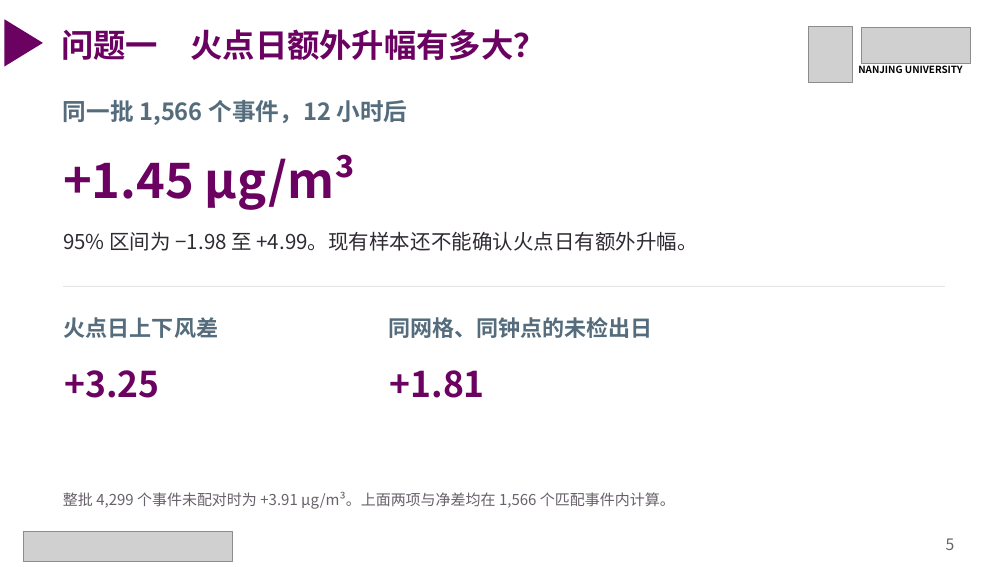
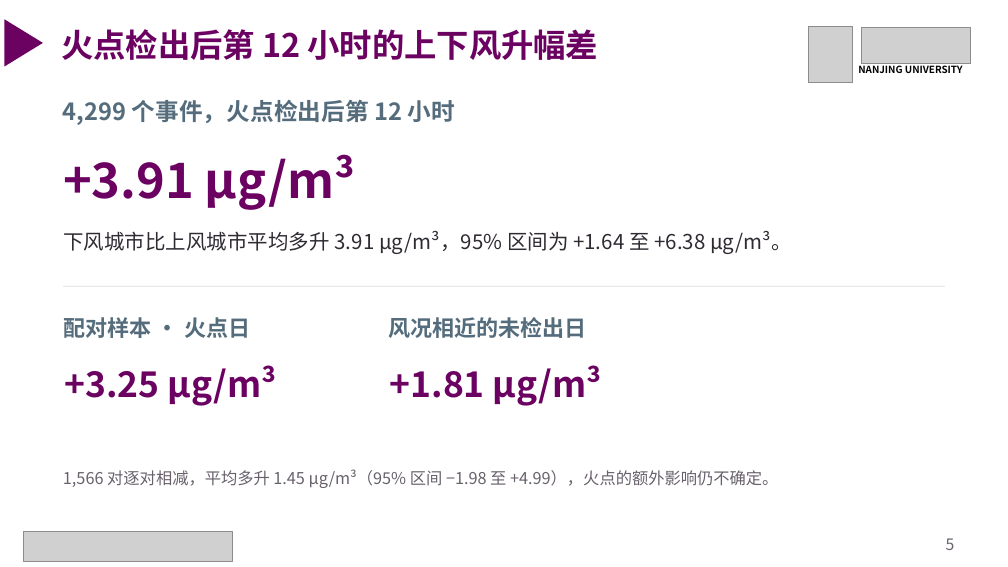
Before and after one commit to gxm-nju/china-air-pollution, a slide deck: slide 5 of docs/课堂展示.pptx. Drawn at 1008x567 pixels with LibreOffice and Linux fonts; fonts in the diff are those of the drawing; grey boxes stand for pictures. Boxes give left, top, right and bottom in pixels: in the first picture for what was removed or moved away, otherwise in the second. Text is boxed around its words. In the diff, an @@ line names an element or a change of style, - is before the commit and + after.

Commit message:
按修订版报告统一课堂展示研究问题、核验说明与发布材料

```diff
--- a/docs/课堂展示.pptx
+++ b/docs/课堂展示.pptx
@@ text at (61, 29, 599, 60): text changed @@
-问题一 火点日额外升幅有多大？
+火点检出后第 12 小时的上下风升幅差
@@ text at (63, 100, 455, 125): text changed @@
-同一批 1,566 个事件，12 小时后
+4,299 个事件，火点检出后第 12 小时
@@ text at (63, 154, 355, 210): text changed @@
-+1.45 µg/m³
++3.91 µg/m³
@@ text at (63, 231, 792, 254): text changed @@
-95% 区间为 −1.98 至 +4.99。现有样本还不能确认火点日有额外升幅。
+下风城市比上风城市平均多升 3.91 µg/m³，95% 区间为 +1.64 至 +6.38 µg/m³。
@@ text at (64, 317, 250, 338): text changed @@
-火点日上下风差
+配对样本 · 火点日
@@ text at (388, 317, 586, 338): text changed @@
-同网格、同钟点的未检出日
+风况相近的未检出日
@@ text at (65, 365, 277, 406): text changed @@
-+3.25
++3.25 µg/m³
@@ text at (390, 365, 602, 406): text changed @@
-+1.81
++1.81 µg/m³
@@ text at (63, 469, 778, 488): text changed; size 14.2 to 15.5 pt @@
-整批 4,299 个事件未配对时为 +3.91 µg/m³。上面两项与净差均在 1,566 个匹配事件内计算。
+1,566 对逐对相减，平均多升 1.45 µg/m³（95% 区间 −1.98 至 +4.99），火点的额外影响仍不确定。
```
Also in this commit, not shown: 11 other slides changed, 9 other files.
